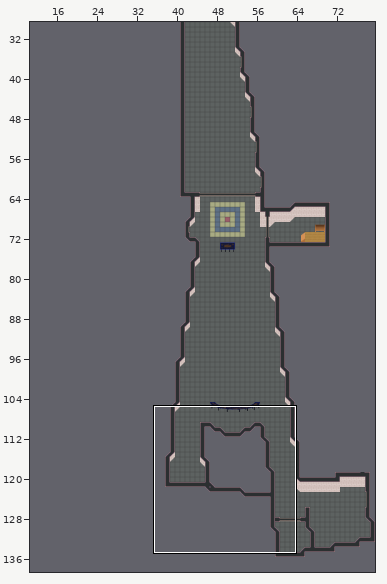
A Tiled map (JSON) gets an edit: maps/rooms/sek2.tmj. The picture above shows the old version from afar; the outline marks the close-up.
Close-up. Before the commit:
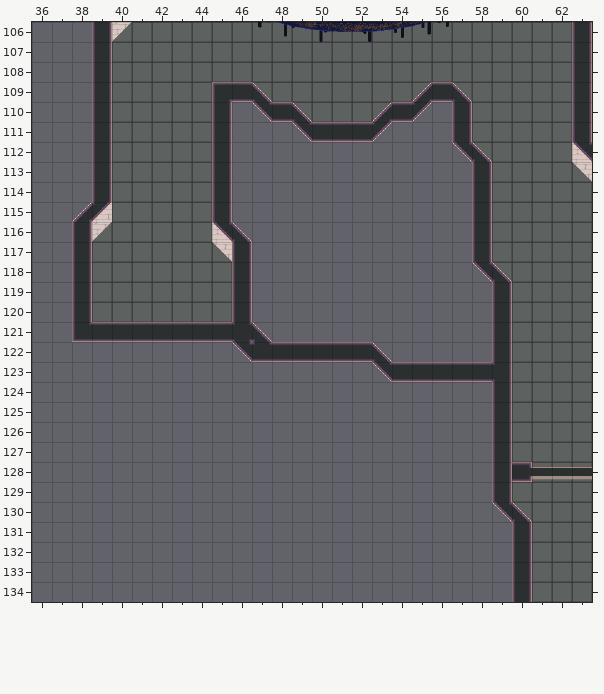
Cells are 32x32 px. Shown: x 36..63, y 106..134. The commit also changed other parts of the map, which this record leaves out. Tiles whose own drawing changed are shown in their newer look in all pictures.
Now the later version:
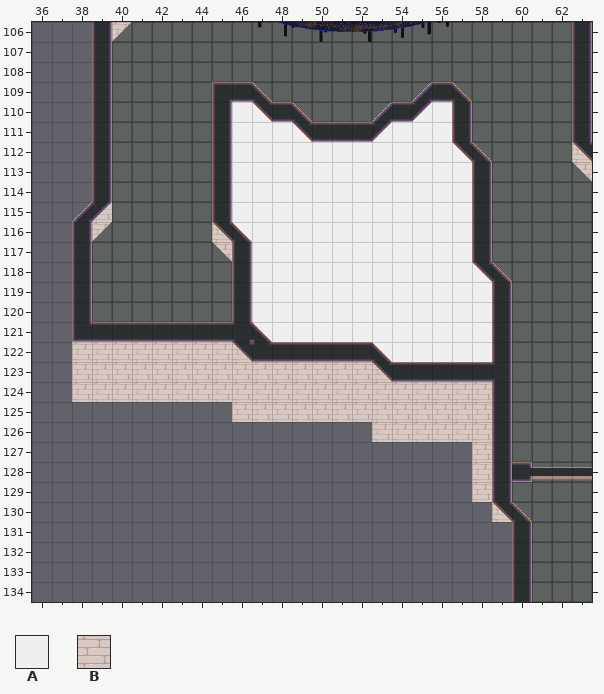
Key: from "WA_Room_Builder": A 276, B 310.
_ is an empty cell.
Change:
Layer "walls":
y 110: x 46..47 __ -> AA; x 55..56 __ -> AA
y 111: x 46..49 ____ -> AAAA; x 53..56 ____ -> AAAA
y 112..116: x 46..57 ____________ -> AAAAAAAAAAAA
y 117: x 47..57 ___________ -> AAAAAAAAAAA
y 118..121: x 47..58 ____________ -> AAAAAAAAAAAA
y 122: x 38..46 _________ -> BBBBBBBBB; x 53..58 ______ -> AAAAAA
y 123: x 38..53 ________________ -> BBBBBBBBBBBBBBBB
y 124: x 38..58 _____________________ -> BBBBBBBBBBBBBBBBBBBBB
y 125: x 46..58 _____________ -> BBBBBBBBBBBBB
y 126: x 53..58 ______ -> BBBBBB
y 127..129: x 58 _ -> B
y 130: x 59 _ -> B
